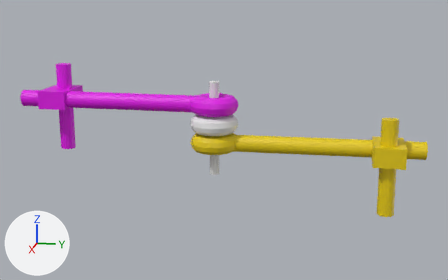
What one commit did to the Blender file stickman.blend.
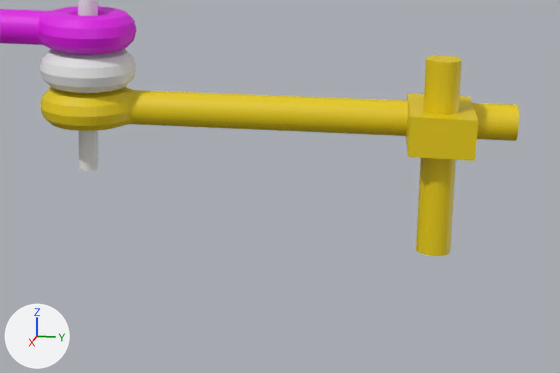
The first picture shows the older version from a 50 mm lens placed at (40.8, 8.8, 9.1), pointed at (0.0, 0.7, -1.1). The close-ups show both versions on the part from 38% to 100% of the width and 32% to 98% of the height of that picture; other places that the commit changed are outside them. Every picture has the same lights, and +X, +Y and +Z are marked at lower left.

The first close-up shows 'body', 'first_stick', 'main_engine', 'second_engine', 'second_rack', 'second_stick'.
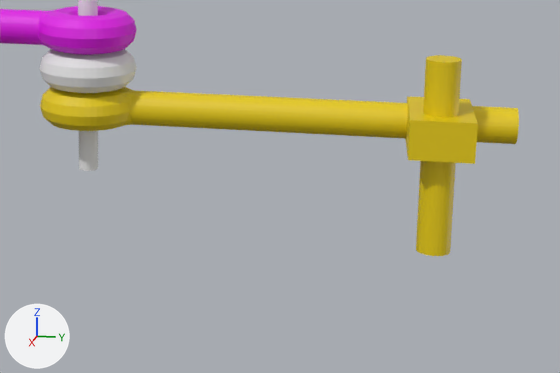
Changed parts and their boxes (x1, y1, x2, y2) in the close-ups (560 x 373 px):
'second_stick', turned
    before: (40, 86, 519, 141)
    after: (40, 87, 519, 144)
'second_rack', moved
    before: (406, 93, 478, 161)
    after: (406, 96, 478, 164)

The change, as a list of edits to the scene's bpy script:
```text
Change ob_second_stick:
    ob_second_stick.rotation_euler: (3.15, 0.0, 0.0) -> (-3.142, 0.0, 0.0)  # degrees (180, 0, 0) -> degrees (-180, 0, 0)
Change ob_second_rack:
    ob_second_rack.location: (0.87, 11.64, -1.21) -> (0.87, 11.64, -1.31)
```
